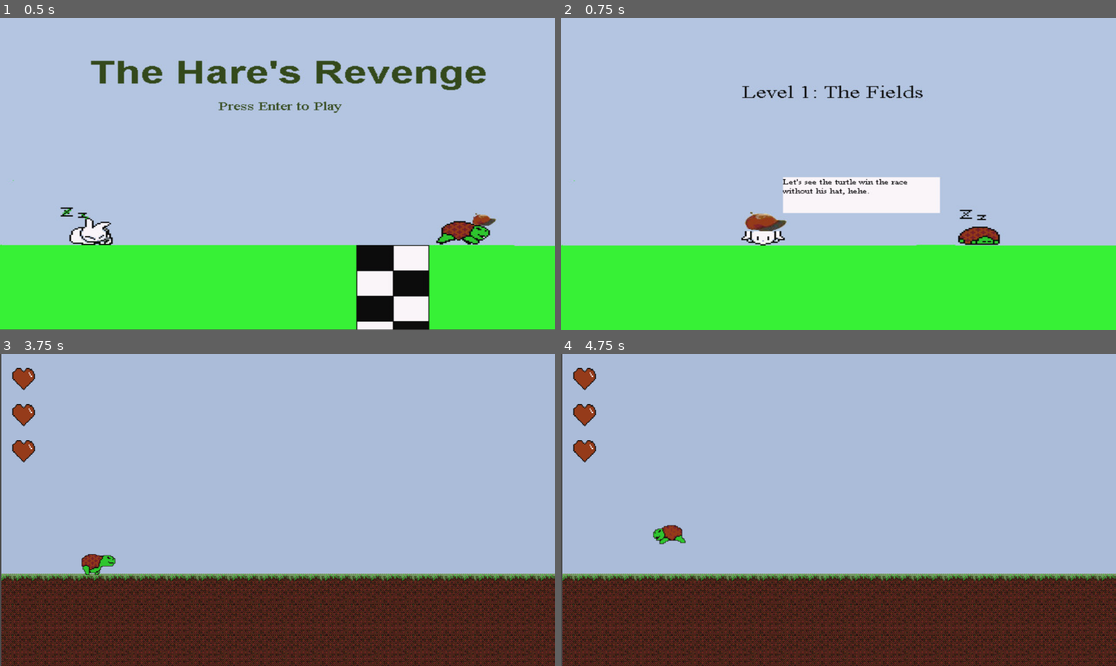
Above: before the commit, frames 1-4 (two rows, left to right).
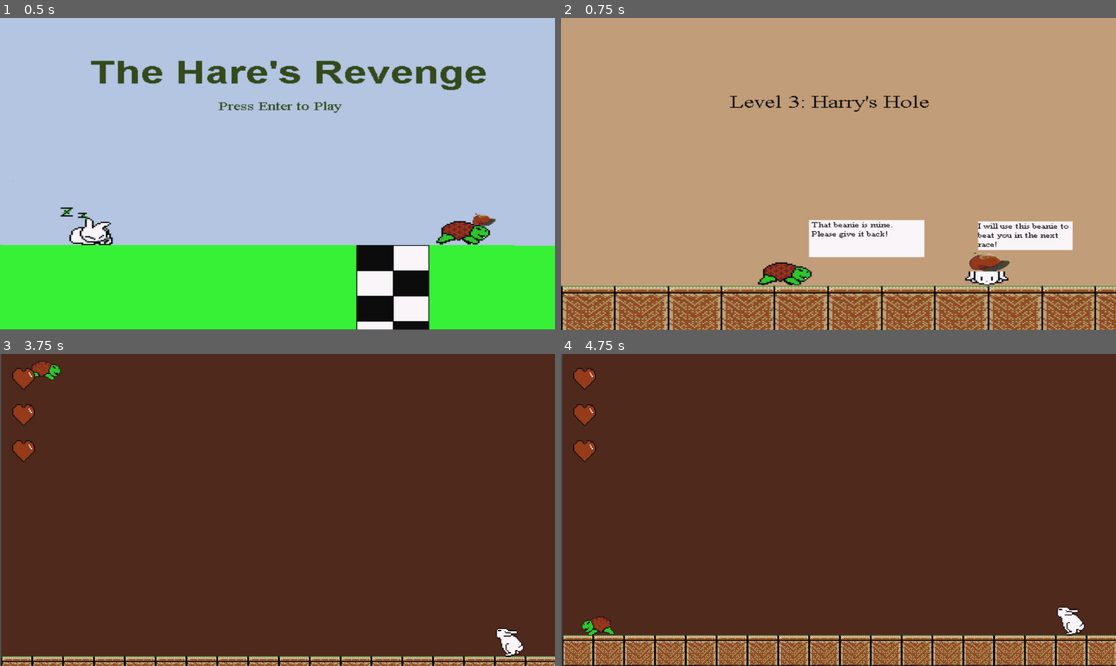
Above: after the commit, the same moments.

Repository: emptysea/HareRevengeRemake
Game: Godot game, scene res://Scenes/title.tscn
Two runs of this game, one before a commit and one after it. Both use one fixed random seed, a clock stepped at 60 frames per second and the inputs below.
Inputs:
- Up to frame 1 (0.5 s): no input
- Up to frame 2 (0.75 s): tap Enter (ui_accept) at 0.5, 0.6 s; hold Right (ui_right) from 0.53 s (still down)
- Up to frame 3 (3.75 s): tap Up (Jump) at 0.77, 1.52, 3.02 s; tap Enter (ui_accept) at 1.25, 1.55, 2, 2.1, 2.75, 2.85, 3.5 s; tap Space (Shoot) at 1.35, 3.6 s; release Right (ui_right) at 2.03 s; hold Left (ui_left) 2.03-2.78 s; hold Right (ui_right) from 2.78 s (still down)
- Up to frame 4 (4.75 s): tap Up (Jump) at 3.77, 4.52 s; tap Enter (ui_accept) at 3.8, 4.35 s; release Right (ui_right) at 4.28 s; hold Left (ui_left) from 4.28 s (still down)

Frame 1 is identical in both runs. In frame 2, 100% of the frame differs, in the area x 0-100%, y 0-100%; in frame 3, 86%; in frame 4, 89%.

Commit message:
Added end game logic, but need to add splash screens.  It just loops back to level 1 currently.

Diff:
--- a/Scripts/game.gd
+++ b/Scripts/game.gd
@@ -12,8 +12,9 @@
 
 # Called when the node enters the scene tree for the first time.
 func _ready() -> void:
-	changeSplashScreen(SPLASH.LEVEL1)
-	changeLevelMusic(MUSIC.LEVEL1)
+	curLevel = 2
+	changeSplashScreen(SPLASH.LEVEL3)
+	changeLevelMusic(MUSIC.LEVEL3)
 
 # Called every frame. 'delta' is the elapsed time since the previous frame.
 func _process(delta: float) -> void:
@@ -29,6 +30,10 @@
 			splashScreen = load("res://Scenes/level2_intro.tscn")
 		SPLASH.LEVEL3:
 			splashScreen = load("res://Scenes/Level3_intro.tscn")
+		SPLASH.ENDING:
+			splashScreen = load("res://Scenes/level1_intro.tscn")
+		_:
+			splashScreen = load("res://Scenes/level1_intro.tscn")
 
 	$Life.hide()
 	splashInstance = splashScreen.instantiate()
@@ -54,6 +59,9 @@
 		2:
 			call_deferred("changeSplashScreen",SPLASH.LEVEL3)
 			call_deferred("changeLevelMusic",MUSIC.LEVEL3)
+		3:
+			call_deferred("changeSplashScreen", SPLASH.ENDING)
+			call_deferred("changeLevelMusic",MUSIC.ENDING)
 		_:
 			print ("Unknown level state.  Ending game.")
 			queue_free()
@@ -92,6 +100,8 @@
 			nextLevel = load("res://Scenes/level3.tscn")
 			cur_level_instance.queue_free()
 			nextLevel_inst = nextLevel.instantiate()
+			var rabbit = nextLevel_inst.get_node("Rabbit")
+			rabbit.connect("winner", changeLevels)
 
 	if is_instance_valid(cur_level_instance):
 		print("Freeing " + cur_level_instance.name + "...")
@@ -108,6 +118,7 @@
 			newMusic = load("res://Scenes/Level2_music.tscn")
 		MUSIC.LEVEL3:
 			newMusic = load("res://Scenes/Level3_music.tscn")
+
 	var music_instance = newMusic.instantiate()
 
 	if is_instance_valid(cur_music):
--- a/Scripts/rabbit.gd
+++ b/Scripts/rabbit.gd
@@ -1,6 +1,8 @@
 extends CharacterBody2D
 
 @export var rabbit_health = 3
+
+signal winner
 
 const SPEED = 300.0
 const JUMP_VELOCITY = -400.0
@@ -30,3 +32,4 @@
 	$hurt.play()
 	if rabbit_health <= 0:
 		print ("You win!!")
+		emit_signal("winner")
